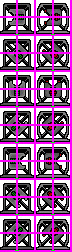
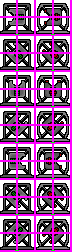
Before/after of a 72px x 252px layered artwork. What changed in the layer stack:
painted on "stand" over [9, 7, 61, 224]
